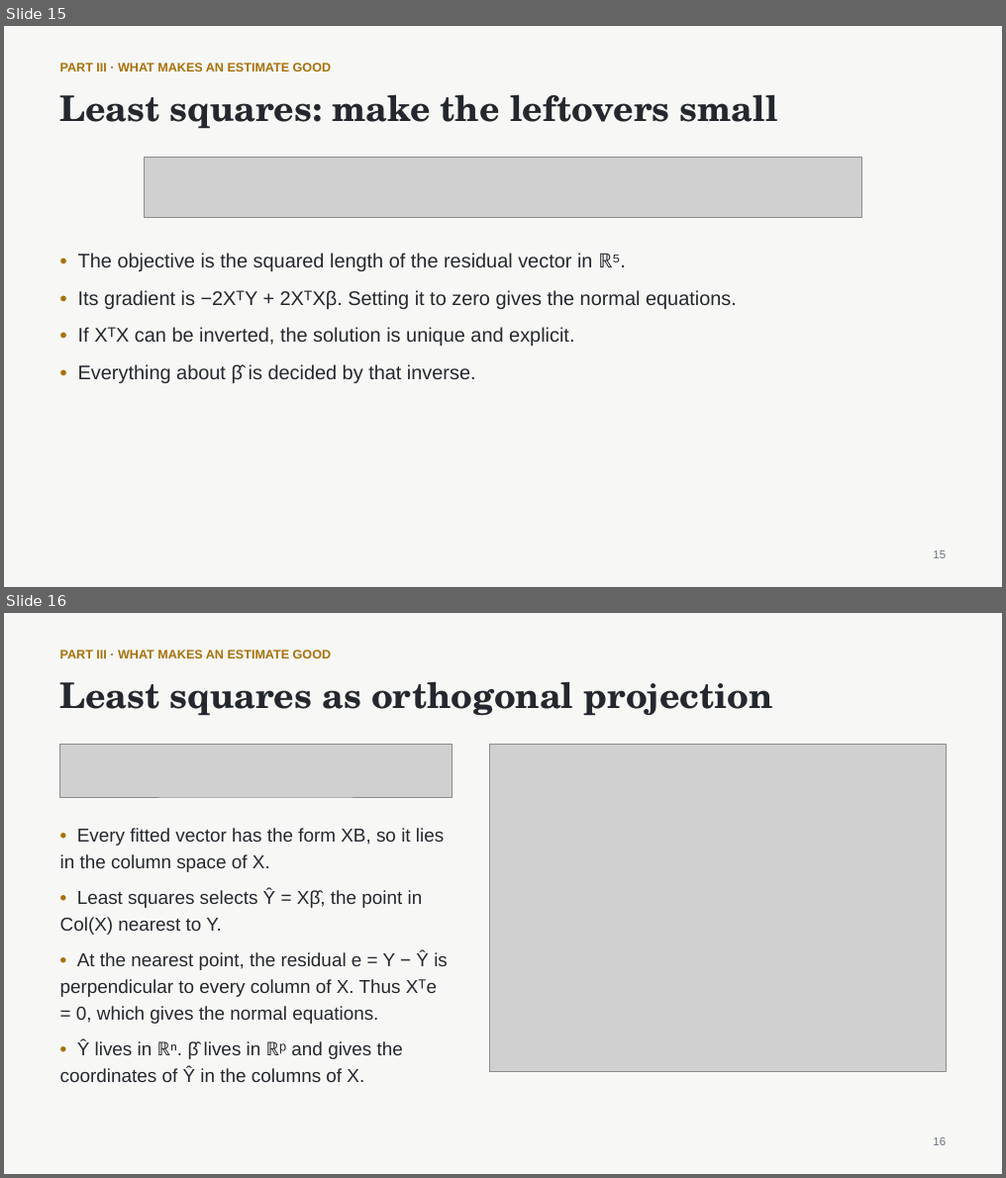
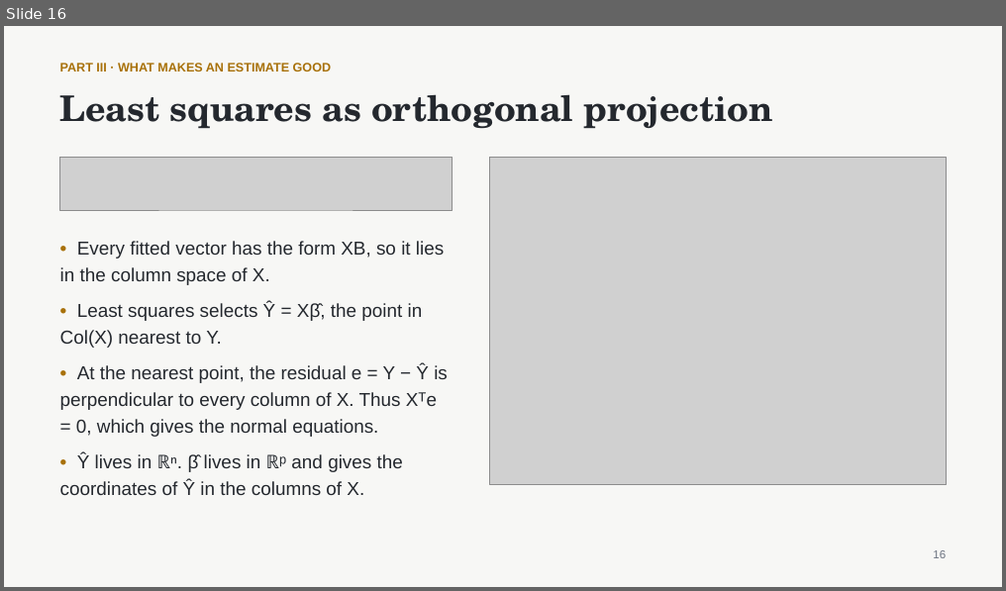
Before and after one commit to nurdauletakhanov/ReadingLab, a slide deck: public/slides/session-0-least-squares-foundations.pptx. Shown one above the other, each under a label of ours: slides 15 and 16 before the commit, slide 16 after it. The pictures are 1006x1178 and 1006x591 pixels, drawn with LibreOffice and Linux fonts; fonts in the diff are those of the drawing; grey boxes stand for pictures. Boxes give left, top, right and bottom in pixels: in the first picture for what was removed or moved away, otherwise in the second. Text is boxed around its words. In the diff, an @@ line names an element or a change of style, - is before the commit and + after.

```diff
--- a/public/slides/session-0-least-squares-foundations.pptx
+++ b/public/slides/session-0-least-squares-foundations.pptx
@@ slide 15 removed at [4, 26, 1002, 587], background #F7F7F5 @@
@@ text removed at [60, 63, 331, 72] @@
-PART III · WHAT MAKES AN ESTIMATE GOOD
@@ text removed at [60, 94, 778, 129] @@
-Least squares: make the leftovers small
@@ picture removed at [145, 157, 862, 218] @@
@@ text removed at [78, 253, 737, 383] @@
-• The objective is the squared length of the residual vector in ℝ⁵.
-• Its gradient is −2XᵀY + 2XᵀXβ. Setting it to zero gives the normal equations.
-• If XᵀX can be inverted, the solution is unique and explicit.
-• Everything about β̂ is decided by that inverse.
@@ text removed at [933, 551, 945, 559] @@
-15
```
Also in this commit, not shown: 3 slides added, 2 other slides removed, 3 other files.
